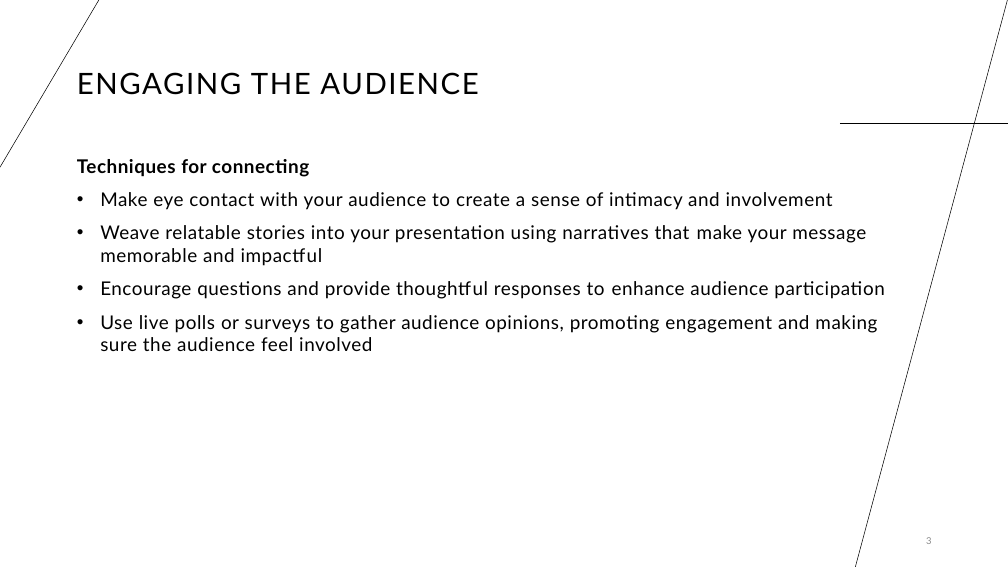
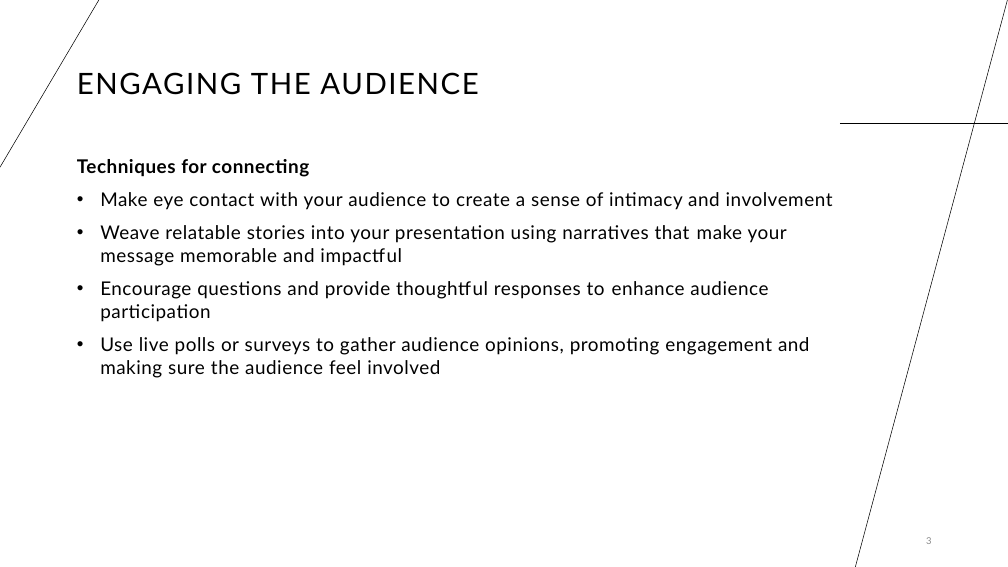
Before and after one commit to sebahrens/json2pptx, a slide deck: slide 3 of templates/abstract.pptx. Drawn at 1008x567 pixels with LibreOffice and Linux fonts; fonts in the diff are those of the drawing. Boxes give left, top, right and bottom in pixels: in the first picture for what was removed or moved away, otherwise in the second. Text is boxed around its words. In the diff, an @@ line names an element or a change of style, - is before the commit and + after.

```diff
--- a/templates/abstract.pptx
+++ b/templates/abstract.pptx
@@ text "Techniques for connecting" rewrapped from box(77, 159, 884, 351) to box(77, 159, 833, 378) @@
```
Also in this commit, not shown: 3 other files.
